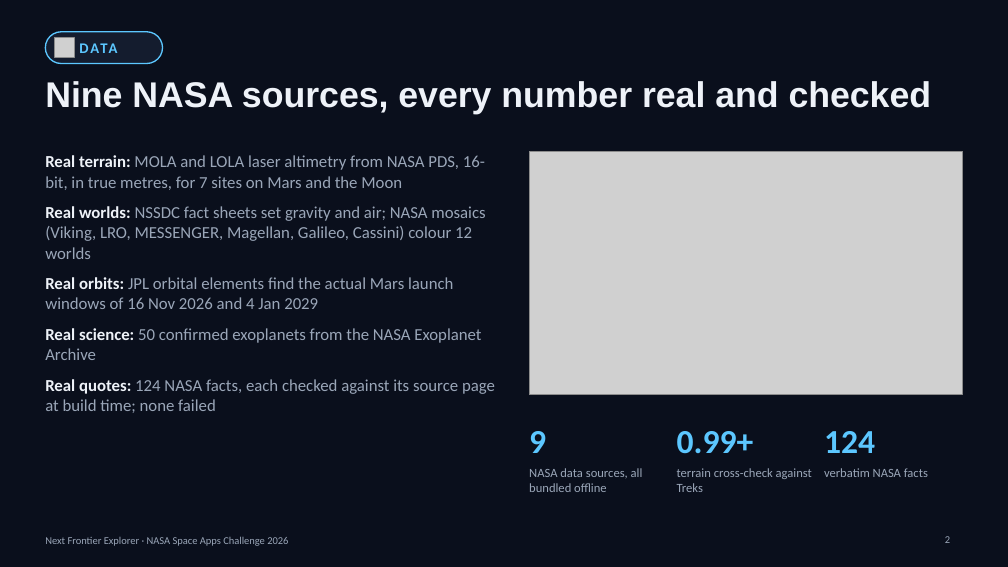
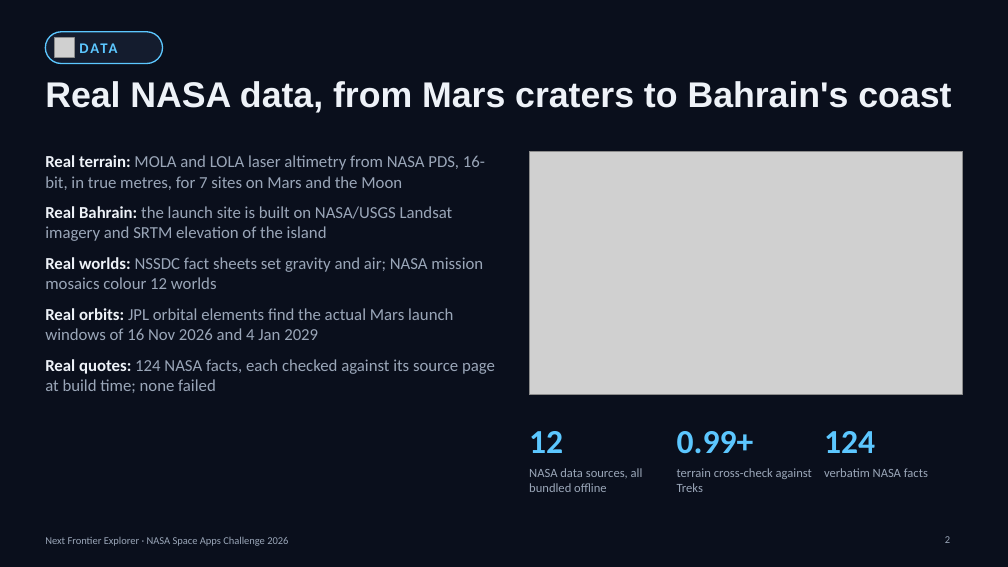
Before and after one commit to Mozaix/NASA, a slide deck: slide 2 of pitch/NextFrontier-pitch.pptx. Drawn at 1008x567 pixels with LibreOffice and Linux fonts; fonts in the diff are those of the drawing; grey boxes stand for pictures. Boxes give left, top, right and bottom in pixels: in the first picture for what was removed or moved away, otherwise in the second. Text is boxed around its words. In the diff, an @@ line names an element or a change of style, - is before the commit and + after.

Commit message:
v1.8: launch from a Bahrain concept spaceport on NASA data; reverse and fuel fixes
Bahrain
- Every mission launches from Bahrain Spaceport (concept), in the island's southern desert.
  Ground: NASA/USGS Landsat 8/9 (HLS L30, 5 Jan 2025) via NASA GIBS, inside NASA Blue Marble
  Next Generation imagery of the Gulf. SRTM elevation shades the ground and places the pad.
  tools/fetch_bahrain.py rebuilds it; data/bahrain.json records sources and the pad.
- Launch-site card on the pad: location, SRTM pad elevation, imagery source, and that the
  site is a concept (Bahrain's Al Munther launched on 15 Mar 2025 to a 550 km orbit).
- 2D rocket mode: Al Munther's 550 km orbit is a new milestone (non-NASA source, labelled).

Fixes from play-testing
- Reverse had no speed cap and kept accelerating; S now brakes, then reverses at up to 8 m/s.
- Landing: steering fires side thrusters that use a little fuel, which looked like fuel
  vanishing. The thrusters now puff visibly, the fuel row says what is burning, and the key
  hint says side thrusters use fuel.

Pitch: deck Data and Impact slides rewritten around Bahrain; video re-recorded with the
Bahrain launch. Builds in USB_BUILD rebuilt as v1.8. Tests cover all of the above.

```diff
--- a/pitch/NextFrontier-pitch.pptx
+++ b/pitch/NextFrontier-pitch.pptx
@@ title at <box>45,81,951,113</box>: text changed @@
-Nine NASA sources, every number real and checked
+Real NASA data, from Mars craters to Bahrain's coast
@@ text at <box>45,206,483,289</box>: text changed @@
-• Real worlds: NSSDC fact sheets set gravity and air; NASA mosaics (Viking, LRO, MESSENGER, Magellan, Galileo, Cassini) colour 12 worlds
+• Real Bahrain: the launch site is built on NASA/USGS Landsat imagery and SRTM elevation of the island
+• Real worlds: NSSDC fact sheets set gravity and air; NASA mission mosaics colour 12 worlds
@@ text at <box>45,328,481,360</box>: paragraph removed @@
-• Real science: 50 confirmed exoplanets from the NASA Exoplanet Archive
@@ text at <box>529,431,563,453</box>: text changed @@
-9
+12
```
Also in this commit, not shown: 1 other slide changed, 19 other files.
